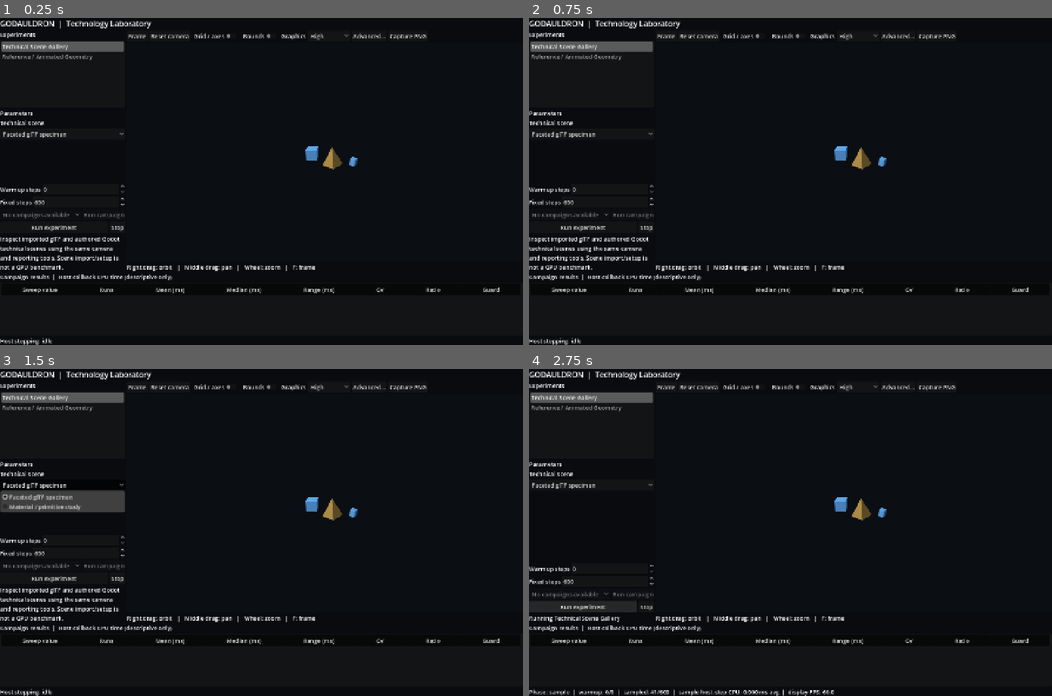
Above: before the commit, frames 1-4 (two rows, left to right).
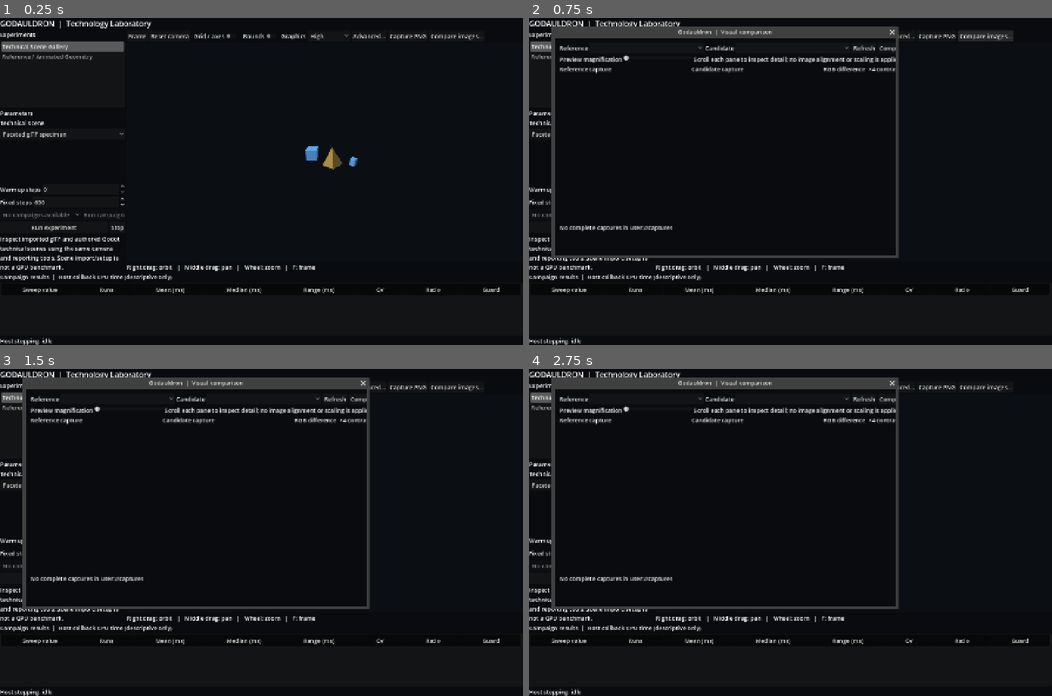
Above: after the commit, the same moments.

Repository: thomthehound/Godauldron
Game: Godot game, scene res://scenes/main.tscn
Same seed, same stepped clock (60 frames per second), same inputs: the game is played once before the commit and once after it.
Inputs (mouse positions are in pixels of both pictures, inside the frame that each line leads up to):
- Up to frame 1 (0.25 s): no input
- Up to frame 2 (0.75 s): click (984, 37) at 0.5 s, where only the run after the commit has a clickable "Compare images…"
- Up to frame 3 (1.5 s): click "Faceted glTF specimen" at 1.25 s
- Up to frame 4 (2.75 s): click "Run experiment" at 2 s

The runs differ from the first frame. In frame 1, 0.1% of the frame differs, in the area x 82-93%, y 4-7%; in frame 2, 6.8%; in frame 3, 8.1%, in the area x 0-93%, y 2-74%; in frame 4, 7.7%.

Commit message:
Open modal capture comparison viewer from laboratory toolbar

Diff:
--- a/scripts/laboratory.gd
+++ b/scripts/laboratory.gd
@@ -12,6 +12,7 @@
 const InspectionOverlay = preload("res://scripts/inspection_overlay.gd")
 const GraphicsSettings = preload("res://scripts/graphics_settings.gd")
 const ImageCapture = preload("res://scripts/image_capture.gd")
+const VisualComparisonWindow = preload("res://scripts/visual_comparison_window.gd")
 
 var _experiments: Array[Dictionary] = []
 var _manifest: Dictionary = {}
@@ -28,6 +29,7 @@
 var _capture_sequence: int = 0
 var _capture_pending: bool = false
 var _capture_directory: String = "user://captures"
+var _comparison_window: Window
 var _camera_inspector: RefCounted = null
 var _inspection_overlay: Node3D
 var _inspection_bounds: AABB
@@ -197,6 +199,10 @@
 	capture_button.text = "Capture PNG"
 	capture_button.pressed.connect(_capture_screenshot)
 	toolbar.add_child(capture_button)
+	var compare_button := Button.new()
+	compare_button.text = "Compare images…"
+	compare_button.pressed.connect(_open_visual_comparison)
+	toolbar.add_child(compare_button)
 
 	_graphics_advanced = GridContainer.new()
 	_graphics_advanced.columns = 2
@@ -248,6 +254,24 @@
 	_telemetry = Label.new()
 	_telemetry.text = "Host stepping: idle"
 	root.add_child(_telemetry)
+
+	_comparison_window = VisualComparisonWindow.new()
+	_comparison_window.capture_directory = _capture_directory
+	_comparison_window.visible = false
+	_comparison_window.transient = true
+	_comparison_window.exclusive = true
+	add_child(_comparison_window)
+
+
+func _open_visual_comparison() -> void:
+	# Image analysis can use significant CPU resources. Keep it out of timed
+	# experiment steps, exactly as with GPU readback and capture encoding.
+	if _capture_pending:
+		_status.text = "Capture in progress; open comparison after it completes"
+		return
+	if _has_active_run():
+		_finish_run(false)
+	_comparison_window.call("open_gallery")
 
 
 func _add_quality_number(key: String, label_text: String, minimum: float, maximum: float, step: float) -> void:
